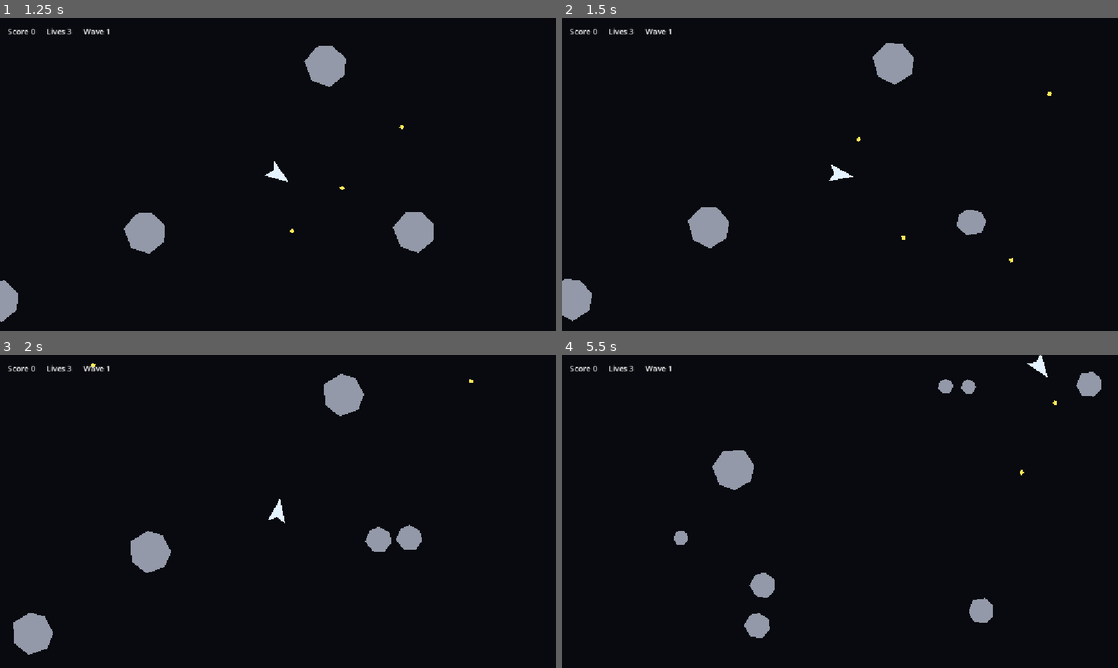
Above: before the commit, frames 1-4 (two rows, left to right).
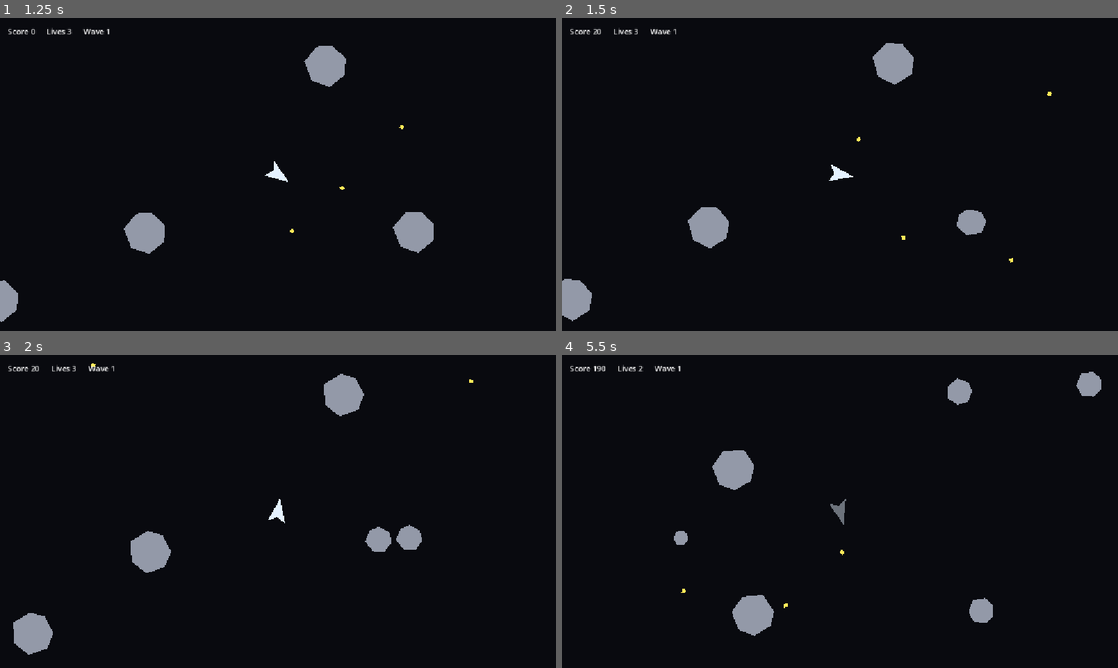
Above: after the commit, the same moments.

Repository: mule/asteroids-android-godot
Game: Godot game, scene res://scenes/game/Main.tscn
Same seed, same stepped clock (60 frames per second), same inputs: the game is played once before the commit and once after it.
Inputs:
- Up to frame 1 (1.25 s): hold Right (rotate_right) from 0.53 s (still down); hold Space (shoot) from 0.53 s (still down)
- Up to frame 2 (1.5 s): release Right (rotate_right) at 1.28 s; release Space (shoot) at 1.28 s; hold Left (rotate_left) from 1.28 s (still down); tap Space (shoot) at 1.35 s
- Up to frame 3 (2 s): keep holding Left (rotate_left)
- Up to frame 4 (5.5 s): release Left (rotate_left) at 2.03 s; hold Right (rotate_right) 2.03-2.78 s; hold Space (shoot) 2.03-2.78 s; hold Up (thrust) 2.78-3.53 s; tap Space (shoot) at 2.85, 4.35 s; hold Space (shoot) 3.53-4.28 s; hold Left (rotate_left) from 3.53 s (still down); tap R (restart, bound only after the commit) at 4.15 s; hold Space (shoot) from 5.03 s (still down)

Frame 1 is identical in both runs. In frame 2, 0.2% of the frame differs, in the area x 5-21%, y 3-6%; in frame 3, 0.2%; in frame 4, 1.5%, in the area x 5-89%, y 0-91%.

Commit message:
Add score lives waves and game over state

Diff:
--- a/project.godot
+++ b/project.godot
@@ -45,6 +45,12 @@
 "events": [Object(InputEventKey,"resource_local_to_scene":false,"resource_name":"","device":-1,"window_id":0,"alt_press …(190 unchanged characters)…
 ]
 }
+restart={
+"deadzone": 0.5,
+"events": [Object(InputEventKey,"resource_local_to_scene":false,"resource_name":"","device":-1,"window_id":0,"alt_pressed":false,"shift_pressed":false,"ctrl_pressed":false,"meta_pressed":false,"pressed":false,"keycode":82,"physical_keycode":0,"key_label":0,"unicode":0,"location":0,"echo":false,"script":null)
+, Object(InputEventKey,"resource_local_to_scene":false,"resource_name":"","device":-1,"window_id":0,"alt_pressed":false,"shift_pressed":false,"ctrl_pressed":false,"meta_pressed":false,"pressed":false,"keycode":4194309,"physical_keycode":0,"key_label":0,"unicode":0,"location":0,"echo":false,"script":null)
+]
+}
 
 [physics]
 
--- a/scenes/ui/Hud.tscn
+++ b/scenes/ui/Hud.tscn
@@ -35,3 +35,39 @@
 [node name="WaveLabel" type="Label" parent="Root/TopBar"]
 layout_mode = 2
 text = "Wave 1"
+
+[node name="StatusPanel" type="PanelContainer" parent="Root"]
+visible = false
+layout_mode = 1
+anchors_preset = 8
+anchor_left = 0.5
+anchor_top = 0.5
+anchor_right = 0.5
+anchor_bottom = 0.5
+offset_left = -150.0
+offset_top = -54.0
+offset_right = 150.0
+offset_bottom = 54.0
+grow_horizontal = 2
+grow_vertical = 2
+
+[node name="MarginContainer" type="MarginContainer" parent="Root/StatusPanel"]
+layout_mode = 2
+theme_override_constants/margin_left = 16
+theme_override_constants/margin_top = 12
+theme_override_constants/margin_right = 16
+theme_override_constants/margin_bottom = 12
+
+[node name="VBoxContainer" type="VBoxContainer" parent="Root/StatusPanel/MarginContainer"]
+layout_mode = 2
+theme_override_constants/separation = 8
+
+[node name="StatusTitleLabel" type="Label" parent="Root/StatusPanel/MarginContainer/VBoxContainer"]
+layout_mode = 2
+horizontal_alignment = 1
+text = "Game Over"
+
+[node name="StatusBodyLabel" type="Label" parent="Root/StatusPanel/MarginContainer/VBoxContainer"]
+layout_mode = 2
+horizontal_alignment = 1
+text = "Press R or Enter to restart"
--- a/scripts/game.gd
+++ b/scripts/game.gd
@@ -13,18 +13,45 @@
 @export var initial_asteroid_count: int = 4
 @export var spawn_safe_radius: float = 180.0
 @export var split_child_count: int = 2
+@export var respawn_delay_seconds: float = 1.2
+@export var respawn_invulnerability_seconds: float = 2.0
 @export var random_seed: int = 1729
 
 @onready var entities: Node2D = $Entities
 @onready var player_ship: Area2D = $Entities/PlayerShip
+@onready var hud: CanvasLayer = $Hud
 
 var random := RandomNumberGenerator.new()
+var score: int = 0
+var lives: int = 0
+var wave: int = 0
+var play_active: bool = false
+var respawning: bool = false
 
 
 func _ready() -> void:
 	random.seed = random_seed
 	player_ship.shoot_requested.connect(_on_player_ship_shoot_requested)
-	_spawn_initial_asteroids()
+	player_ship.area_entered.connect(_on_player_ship_area_entered)
+	_start_new_game()
+
+
+func _unhandled_input(event: InputEvent) -> void:
+	if not play_active and event.is_action_pressed("restart"):
+		_start_new_game()
+
+
+func _start_new_game() -> void:
+	_clear_dynamic_entities()
+	score = starting_score
+	lives = starting_lives
+	wave = starting_wave
+	play_active = true
+	respawning = false
+	hud.hide_status()
+	_update_hud()
+	_respawn_player(false)
+	_spawn_wave()
 
 
 func _on_player_ship_shoot_requested(
@@ -32,17 +59,38 @@
 	direction: Vector2,
 	inherited_velocity: Vector2
 ) -> void:
+	if not play_active or respawning:
+		return
+
 	var bullet := bullet_scene.instantiate()
 	entities.add_child(bullet)
+	bullet.add_to_group("bullets")
 	bullet.global_position = muzzle_position
 
 	if bullet.has_method("launch"):
 		bullet.launch(direction, inherited_velocity)
 
 
-func _spawn_initial_asteroids() -> void:
-	for index in initial_asteroid_count:
-		var spawn_position := _get_safe_spawn_position(index)
+func _on_player_ship_area_entered(area: Area2D) -> void:
+	if not play_active or respawning or not area.is_in_group("asteroids"):
+		return
+
+	lives = max(0, lives - 1)
+	_update_hud()
+	_clear_bullets()
+
+	if lives <= 0:
+		_end_game()
+		return
+
+	_begin_respawn()
+
+
+func _spawn_wave() -> void:
+	var asteroid_count: int = initial_asteroid_count + maxi(0, wave - starting_wave)
+
+	for index in asteroid_count:
+		var spawn_position := _get_safe_spawn_position(index, asteroid_count)
 		var velocity := _get_random_asteroid_velocity(ASTEROID_LARGE)
 		_spawn_asteroid(ASTEROID_LARGE, spawn_position, velocity)
 
@@ -50,6 +98,7 @@
 func _spawn_asteroid(size_tier: int, spawn_position: Vector2, velocity: Vector2) -> Area2D:
 	var asteroid := asteroid_scene.instantiate() as Area2D
 	entities.add_child(asteroid)
+	asteroid.add_to_group("asteroids")
 	asteroid.global_position = spawn_position
 
 	if asteroid.has_method("setup"):
@@ -67,17 +116,97 @@
 	hit_position: Vector2,
 	incoming_velocity: Vector2
 ) -> void:
-	if size_tier >= ASTEROID_SMALL:
-		return
-
-	var next_size := size_tier + 1
-
-	for index in split_child_count:
-		var velocity := _get_split_velocity(next_size, incoming_velocity, index)
-		_spawn_asteroid(next_size, hit_position, velocity)
-
-
-func _get_safe_spawn_position(index: int) -> Vector2:
+	if not play_active:
+		return
+
+	score += _get_score_value(size_tier)
+	_update_hud()
+
+	if size_tier < ASTEROID_SMALL:
+		var next_size := size_tier + 1
+
+		for index in split_child_count:
+			var velocity := _get_split_velocity(next_size, incoming_velocity, index)
+			_spawn_asteroid(next_size, hit_position, velocity)
+
+	call_deferred("_check_wave_cleared")
+
+
+func _begin_respawn() -> void:
+	respawning = true
+	player_ship.set_controls_enabled(false)
+	player_ship.set_invulnerable(true)
+	await get_tree().create_timer(respawn_delay_seconds).timeout
+
+	if not play_active:
+		return
+
+	_respawn_player(true)
+
+
+func _respawn_player(use_invulnerability_timer: bool) -> void:
+	player_ship.reset_for_respawn(get_viewport_rect().get_center())
+	player_ship.set_controls_enabled(true)
+	player_ship.set_invulnerable(use_invulnerability_timer)
+	respawning = false
+
+	if use_invulnerability_timer:
+		_end_invulnerability_after_delay()
+
+
+func _end_invulnerability_after_delay() -> void:
+	await get_tree().create_timer(respawn_invulnerability_seconds).timeout
+
+	if play_active and not respawning:
+		player_ship.set_invulnerable(false)
+
+
+func _end_game() -> void:
+	play_active = false
+	respawning = false
+	player_ship.set_controls_enabled(false)
+	player_ship.set_invulnerable(true)
+	hud.show_game_over(score, wave)
+
+
+func _check_wave_cleared() -> void:
+	if not play_active or _get_active_asteroid_count() > 0:
+		return
+
+	wave += 1
+	_update_hud()
+	_clear_bullets()
+	_spawn_wave()
+
+
+func _clear_dynamic_entities() -> void:
+	for child in entities.get_children():
+		if child != player_ship:
+			child.queue_free()
+
+
+func _clear_bullets() -> void:
+	for bullet in get_tree().get_nodes_in_group("bullets"):
+		bullet.queue_free()
+
+
+func _get_active_asteroid_count() -> int:
+	var count := 0
+
+	for asteroid in get_tree().get_nodes_in_group("asteroids"):
+		if is_instance_valid(asteroid) and not asteroid.is_queued_for_deletion():
+			count += 1
+
+	return count
+
+
+func _update_hud() -> void:
+	hud.set_score(score)
+	hud.set_lives(lives)
+	hud.set_wave(wave)
+
+
+func _get_safe_spawn_position(index: int, asteroid_count: int) -> Vector2:
 	var viewport_rect := get_viewport_rect()
 
 	for attempt in 32:
@@ -89,7 +218,7 @@
 		if spawn_position.distance_to(player_ship.global_position) >= spawn_safe_radius:
 			return spawn_position
 
-	var fallback_angle := TAU * float(index) / maxf(1.0, float(initial_asteroid_count))
+	var fallback_angle := TAU * float(index) / maxf(1.0, float(asteroid_count))
 	var fallback_radius := spawn_safe_radius + 80.0
 	return player_ship.global_position + Vector2.RIGHT.rotated(fallback_angle) * fallback_radius
 
@@ -114,20 +243,34 @@
 
 
 func _get_min_speed(size_tier: int) -> float:
+	var wave_bonus: float = maxf(0.0, float(wave - starting_wave)) * 6.0
+
 	match size_tier:
 		ASTEROID_LARGE:
-			return 45.0
+			return 45.0 + wave_bonus
 		ASTEROID_MEDIUM:
-			return 75.0
+			return 75.0 + wave_bonus
 		_:
-			return 110.0
+			return 110.0 + wave_bonus
 
 
 func _get_max_speed(size_tier: int) -> float:
+	var wave_bonus: float = maxf(0.0, float(wave - starting_wave)) * 8.0
+
 	match size_tier:
 		ASTEROID_LARGE:
-			return 105.0
+			return 105.0 + wave_bonus
 		ASTEROID_MEDIUM:
-			return 145.0
+			return 145.0 + wave_bonus
 		_:
-			return 190.0
+			return 190.0 + wave_bonus
+
+
+func _get_score_value(size_tier: int) -> int:
+	match size_tier:
+		ASTEROID_LARGE:
+			return 20
+		ASTEROID_MEDIUM:
+			return 50
+		_:
+			return 100
--- a/scripts/hud.gd
+++ b/scripts/hud.gd
@@ -4,6 +4,9 @@
 @onready var score_label: Label = $Root/TopBar/ScoreLabel
 @onready var lives_label: Label = $Root/TopBar/LivesLabel
 @onready var wave_label: Label = $Root/TopBar/WaveLabel
+@onready var status_panel: PanelContainer = $Root/StatusPanel
+@onready var status_title_label: Label = $Root/StatusPanel/MarginContainer/VBoxContainer/StatusTitleLabel
+@onready var status_body_label: Label = $Root/StatusPanel/MarginContainer/VBoxContainer/StatusBodyLabel
 
 
 func set_score(value: int) -> void:
@@ -16,3 +19,13 @@
 
 func set_wave(value: int) -> void:
 	wave_label.text = "Wave %d" % value
+
+
+func show_game_over(final_score: int, wave: int) -> void:
+	status_title_label.text = "Game Over"
+	status_body_label.text = "Score %d  Wave %d\nPress R or Enter to restart" % [final_score, wave]
+	status_panel.visible = true
+
+
+func hide_status() -> void:
+	status_panel.visible = false
--- a/scripts/player_ship.gd
+++ b/scripts/player_ship.gd
@@ -15,9 +15,14 @@
 
 var velocity: Vector2 = Vector2.ZERO
 var fire_cooldown_remaining: float = 0.0
+var controls_enabled: bool = true
+var invulnerable: bool = false
 
 
 func _physics_process(delta: float) -> void:
+	if not controls_enabled:
+		return
+
 	_update_fire_cooldown(delta)
 	_apply_rotation_input(delta)
 	_apply_thrust_input(delta)
@@ -77,3 +82,23 @@
 		position.y = max_position.y
 	elif position.y > max_position.y:
 		position.y = min_position.y
+
+
+func reset_for_respawn(spawn_position: Vector2) -> void:
+	global_position = spawn_position
+	rotation = 0.0
+	velocity = Vector2.ZERO
+	fire_cooldown_remaining = 0.0
+	thrust_flame.visible = false
+
+
+func set_controls_enabled(value: bool) -> void:
+	controls_enabled = value
+	thrust_flame.visible = false
+
+
+func set_invulnerable(value: bool) -> void:
+	invulnerable = value
+	monitoring = not value
+	monitorable = not value
+	modulate = Color(1.0, 1.0, 1.0, 0.45) if value else Color.WHITE
